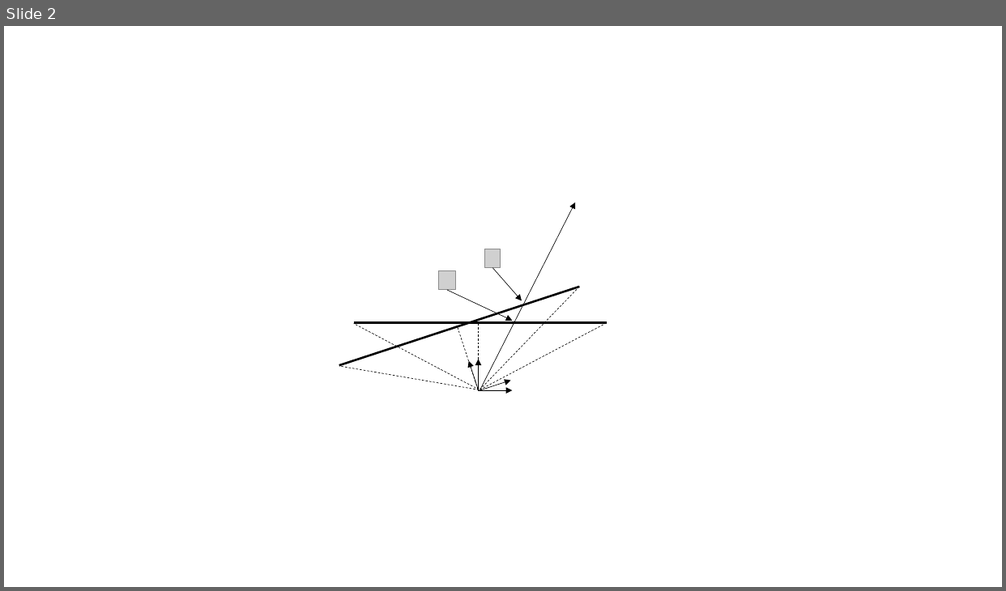
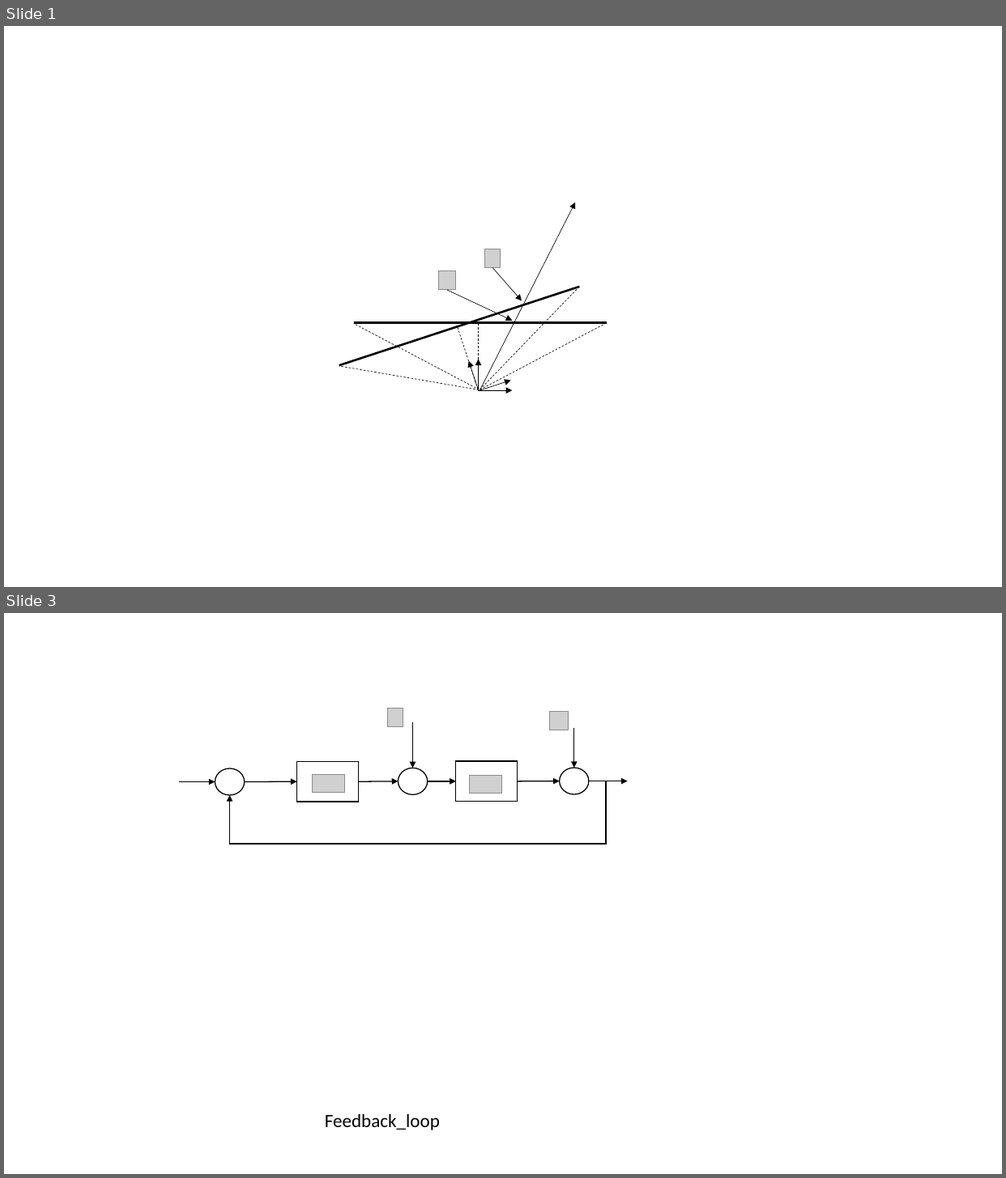
Before and after one commit to byu-magicc/lie_groups, a slide deck: files/figures.pptx. Shown one above the other, each under a label of ours: slide 2 before the commit, slides 1 and 3 after it; the slides between them are not shown. The pictures are 1006x591 and 1006x1178 pixels, drawn with LibreOffice and Linux fonts; fonts in the diff are those of the drawing; grey boxes stand for pictures; background and template pictures are left out. Boxes give left, top, right and bottom in pixels: in the first picture for what was removed or moved away, otherwise in the second. Text is boxed around its words. In the diff, an @@ line names an element or a change of style, - is before the commit and + after.

```diff
--- a/files/figures.pptx
+++ b/files/figures.pptx
@@ slide 3 added at (x1=4, y1=613, x2=1002, y2=1174), background #FFFFFF @@
@@ picture added at (x1=388, y1=708, x2=404, y2=726) @@
@@ arrow added from (413, 722) to (413, 768), #000000 1 pt @@
@@ picture added at (x1=550, y1=712, x2=569, y2=730) @@
@@ arrow added from (574, 727) to (574, 768), #000000 1 pt @@
@@ arrow added from (179, 782) to (215, 782), #000000 1 pt @@
@@ ellipse added at (x1=215, y1=769, x2=245, y2=796), fill #FFFFFF, outline #000000 1 pt @@
@@ arrow added from (245, 782) to (296, 781), #000000 1 pt @@
@@ rectangle added at (x1=296, y1=761, x2=358, y2=802), outline #000000 1 pt @@
@@ picture added at (x1=313, y1=775, x2=345, y2=793) @@
@@ arrow added from (358, 781) to (398, 781), #000000 1 pt @@
@@ ellipse added at (x1=398, y1=768, x2=427, y2=795), fill #FFFFFF, outline #000000 1 pt @@
@@ arrow added from (428, 781) to (456, 781), #000000 1 pt @@
@@ rectangle added at (x1=456, y1=761, x2=518, y2=802), outline #000000 1 pt @@
@@ picture added at (x1=470, y1=776, x2=502, y2=794) @@
@@ arrow added from (518, 781) to (560, 781), #000000 1 pt @@
@@ ellipse added at (x1=560, y1=768, x2=589, y2=795), fill #FFFFFF, outline #000000 1 pt @@
@@ arrow added from (589, 781) to (628, 781), #000000 1 pt @@
@@ line added from (606, 781) to (606, 845), #000000 1 pt @@
@@ arrow added from (230, 845) to (230, 796), #000000 1 pt @@
@@ line added from (607, 845) to (229, 845), #000000 1 pt @@
@@ text added at (x1=325, y1=1114, x2=440, y2=1131), 18 pt, text #000000 @@
+Feedback_loop
@@ what was slide 2 is now slide 1 @@
```
Also in this commit, not shown: 5 other slides added, 1 slide removed, 7 other files.
